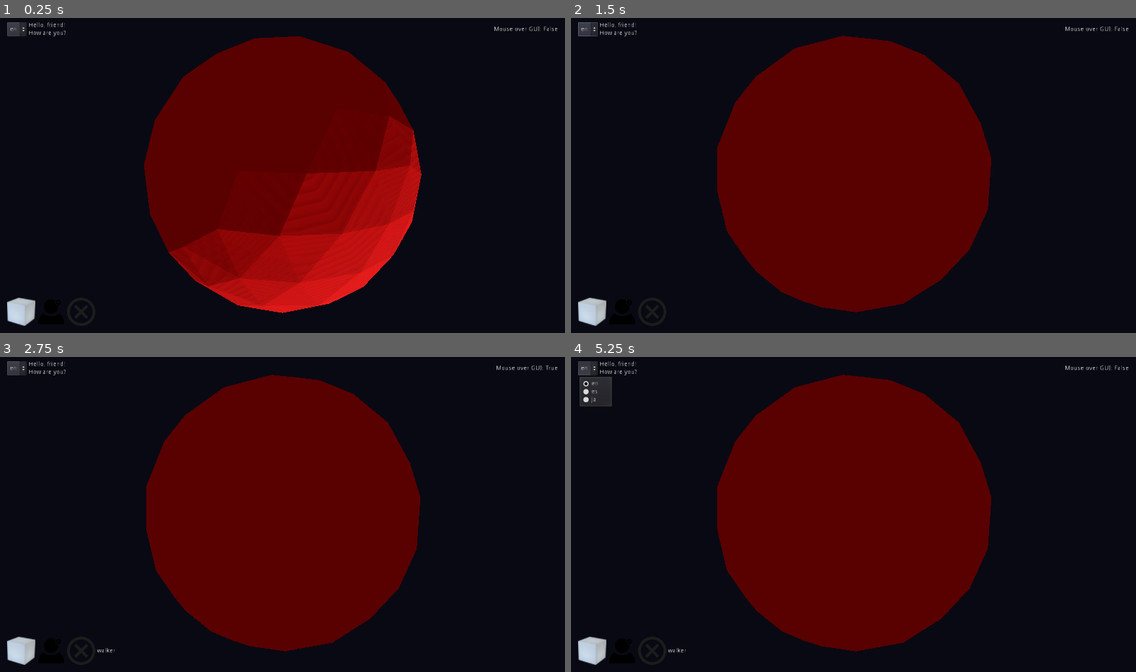
Above: before the commit, frames 1-4 (two rows, left to right).
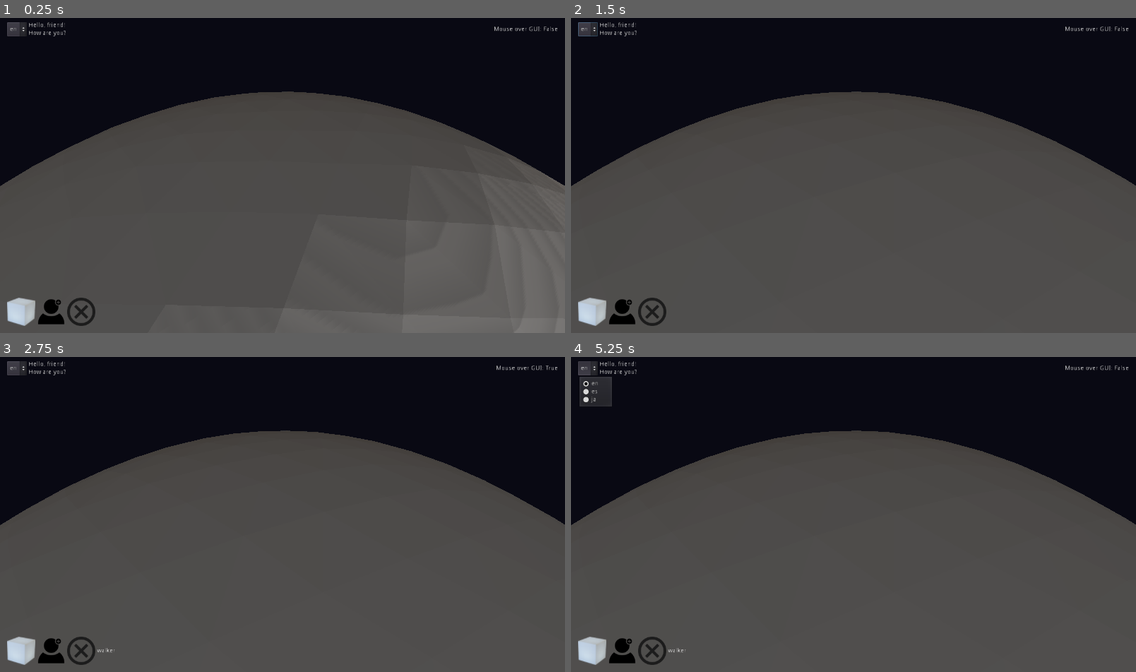
Above: after the commit, the same moments.

Repository: henriknh/delta-planet
Game: Godot game, scene res://main.tscn
Two runs of this game, one before a commit and one after it. Both use one fixed random seed, a clock stepped at 60 frames per second and the inputs below.
Inputs (mouse positions are in pixels of both pictures, inside the frame that each line leads up to):
- Up to frame 1 (0.25 s): no input
- Up to frame 2 (1.5 s): click "en" at 0.5 s; click (593, 310) at 1.25 s
- Up to frame 3 (2.75 s): click (50, 649) at 2 s
- Up to frame 4 (5.25 s): click "en" at 2.75 s; click (593, 649) at 3.5 s; click (621, 649) at 4.25 s; click "en" at 5 s

The runs differ from the first frame. In frame 1, 71% of the frame differs, in the area x 0-100%, y 5-100%; in frame 2, 71%; in frame 3, 71%; in frame 4, 71%.

Commit message:
Scale planets Fit zoom bounds to planet size Prototype battery model Continue experiment with outline

Diff:
--- a/assets/prefabs/cube.tscn
+++ b/assets/prefabs/mini_planet.tscn
@@ -1,14 +1,11 @@
-[gd_scene load_steps=8 format=2]
+[gd_scene load_steps=7 format=2]
 
 [ext_resource path="res://scripts/cube.gd" type="Script" id=1]
 [ext_resource path="res://scripts/outline.gd" type="Script" id=2]
 
-[sub_resource type="CubeMesh" id=1]
+[sub_resource type="SphereMesh" id=1]
 
-[sub_resource type="SpatialMaterial" id=2]
-albedo_color = Color( 0.317647, 0.423529, 0.635294, 1 )
-
-[sub_resource type="ArrayMesh" id=3]
+[sub_resource type="ArrayMesh" id=2]
 surfaces/0 = {
 "aabb": AABB( -1.02887, -1.02887, -1.02887, 2.05773, 2.05774, 2.05774 ),
 "array_data": PoolByteArray( 238, 177, 131, 191, 238, 177, 131, 63, 238, 177, 131, 63, 0, 0, 127, 0, 127, 0, 0, 127, 0, …(2377 unchanged characters)…
@@ -21,26 +18,24 @@
 "vertex_count": 24
 }
 
-[sub_resource type="SpatialMaterial" id=4]
+[sub_resource type="SpatialMaterial" id=3]
 albedo_color = Color( 1, 0, 0, 1 )
 
-[sub_resource type="BoxShape" id=5]
+[sub_resource type="BoxShape" id=4]
 
 [node name="Spatial" type="Spatial"]
-transform = Transform( 2, 0, 0, 0, 2, 0, 0, 0, 2, 0, 0, 0 )
 script = ExtResource( 1 )
 
 [node name="MeshInstance" type="MeshInstance" parent="."]
-transform = Transform( 1, 0, 0, 0, 1, 0, 0, 0, 1, 0, 1, 0 )
 mesh = SubResource( 1 )
 skeleton = NodePath("")
-material/0 = SubResource( 2 )
+material/0 = null
 
 [node name="Outline" type="MeshInstance" parent="MeshInstance"]
 layers = 0
 cast_shadow = 0
-mesh = SubResource( 3 )
-material/0 = SubResource( 4 )
+mesh = SubResource( 2 )
+material/0 = SubResource( 3 )
 script = ExtResource( 2 )
 
 [node name="StaticBody" type="StaticBody" parent="."]
@@ -48,7 +43,6 @@
 collision_mask = 2
 
 [node name="CollisionShape" type="CollisionShape" parent="StaticBody"]
-transform = Transform( 1, 0, 0, 0, 1, 0, 0, 0, 1, 0, 1, 0 )
-shape = SubResource( 5 )
+shape = SubResource( 4 )
 [connection signal="mouse_entered" from="StaticBody" to="MeshInstance/Outline" method="_mouse_entered"]
 [connection signal="mouse_exited" from="StaticBody" to="MeshInstance/Outline" method="_mouse_exited"]
--- /dev/null
+++ b/assets/shaders/outline.tres
@@ -0,0 +1,8 @@
+[gd_resource type="SpatialMaterial" format=2]
+
+[resource]
+flags_unshaded = true
+params_cull_mode = 1
+params_grow = true
+params_grow_amount = 0.05
+albedo_color = Color( 0, 0, 0, 1 )
--- /dev/null
+++ b/assets/shaders/outline_script.tres
@@ -0,0 +1,20 @@
+[gd_resource type="ShaderMaterial" load_steps=2 format=2]
+
+[sub_resource type="Shader" id=1]
+code = "shader_type spatial;
+//render_mode unshaded;
+
+uniform vec4 outline_color: hint_color;
+uniform float outline_strength = 1.0;
+
+void fragment() {
+	//ALBEDO = outline_color.rgb;
+	//ALBEDO = COLOR.rgb + vec3(150.0,150.0,150.0);
+	ALPHA = dot(NORMAL, vec3(0,0,1)) * outline_strength;
+}
+"
+
+[resource]
+shader = SubResource( 1 )
+shader_param/outline_color = Color( 0.976471, 0.203922, 0.188235, 1 )
+shader_param/outline_strength = 1.0
--- /dev/null
+++ b/assets/shaders/planet.tres
@@ -0,0 +1,9 @@
+[gd_resource type="SpatialMaterial" load_steps=2 format=2]
+
+[ext_resource path="res://assets/shaders/outline.tres" type="Material" id=1]
+
+[resource]
+next_pass = ExtResource( 1 )
+params_grow = true
+params_grow_amount = -0.05
+albedo_color = Color( 0.517647, 0.368627, 0.152941, 1 )
--- a/main.tscn
+++ b/main.tscn
@@ -6,6 +6,7 @@
 [ext_resource path="res://scripts/camera.gd" type="Script" id=4]
 [ext_resource path="res://assets/prefabs/gui.tscn" type="PackedScene" id=5]
 [ext_resource path="res://scripts/click.gd" type="Script" id=6]
+[ext_resource path="res://assets/prefabs/mini_planet.tscn" type="PackedScene" id=7]
 
 [sub_resource type="PanoramaSky" id=1]
 
@@ -20,6 +21,7 @@
 
 [node name="Planet" type="Spatial" parent="."]
 script = ExtResource( 1 )
+planet_size = 4
 
 [node name="Spawner" type="Spatial" parent="Planet"]
 script = ExtResource( 2 )
@@ -28,16 +30,16 @@
 script = ExtResource( 3 )
 
 [node name="CameraArm" type="Spatial" parent="CameraBase"]
-transform = Transform( 1, 0, 0, 0, 1, 0, 0, 0, 1, 0, 10.3839, 0 )
+transform = Transform( 1, 0, 0, 0, 1, 0, 0, 0, 1, 0, 10, 0 )
 
 [node name="Pivot" type="Spatial" parent="CameraBase/CameraArm"]
-transform = Transform( 1, 0, 0, 0, 0.707107, 0.707107, 0, -0.707107, 0.707107, 0, 0, 0 )
+transform = Transform( 1, 0, 0, 0, 1, 0, 0, 0, 1, 0, 0, 0 )
 
 [node name="Camera" type="Camera" parent="CameraBase/CameraArm/Pivot"]
 transform = Transform( 1, 0, 0, 0, 0.707107, 0.707107, 0, -0.707107, 0.707107, 0, 25, 25 )
 environment = SubResource( 2 )
 current = true
-far = 500.0
+far = 8192.0
 script = ExtResource( 4 )
 
 [node name="DirectionalLight" type="DirectionalLight" parent="."]
@@ -49,3 +51,6 @@
 [node name="RayCast" type="RayCast" parent="."]
 transform = Transform( 1, 0, 0, 0, 0.65704, 0.753855, 0, -0.753855, 0.65704, 0, 0, 0 )
 script = ExtResource( 6 )
+
+[node name="Spatial2" parent="." instance=ExtResource( 7 )]
+transform = Transform( 1, 0, 0, 0, 1, 0, 0, 0, 1, -180.947, 0, 0 )
--- a/scripts/Planet.gd
+++ b/scripts/Planet.gd
@@ -2,12 +2,16 @@
 
 
 onready var functions = preload("res://scripts/Functions.gd").new()
+onready var shader_planet = preload("res://assets/shaders/planet.tres")
+onready var shader_outline = preload("res://assets/shaders/outline.tres")
+onready var shader_outline_script = preload("res://assets/shaders/outline_script.tres")
 
 enum PLANET_SIZE {
 	small = 2,
 	medium = 3,
 	large = 4
 }
+export(PLANET_SIZE) var planet_size = PLANET_SIZE.small
 
 func create_tri(corners):
 	var normal = -functions.calc_surface_normal_newell_method(corners)
@@ -20,10 +24,15 @@
 		tmpTri.add_vertex(corner)
 	tmpTri.end()
 
+	# load shader material
+
+
 	var mat = SpatialMaterial.new()
 	mat.vertex_color_use_as_albedo = true
 	mat.albedo_color = Color.red
-	tmpTri.material_override = mat
+	#mat.shader = shader
+	shader_planet.next_pass = shader_outline_script
+	tmpTri.material_override = shader_planet
 	tmpTri.cast_shadow = true
 
 	var body = StaticBody.new()
@@ -38,12 +47,12 @@
 
 	add_child(tmpTri)
 
-func create_mesh(lla1, lla2, lla3, curr_division):
+func create_mesh(scale, lla1, lla2, lla3, curr_division):
 		if curr_division == 0:
 			var corners = PoolVector3Array()
-			corners.append(functions.lla_to_xyz(lla1))
-			corners.append(functions.lla_to_xyz(lla2))
-			corners.append(functions.lla_to_xyz(lla3))
+			corners.append(functions.lla_to_xyz(lla1) * scale)
+			corners.append(functions.lla_to_xyz(lla2) * scale)
+			corners.append(functions.lla_to_xyz(lla3) * scale)
 			create_tri(corners)
 		else:
 			var corner1 = lla1
@@ -56,13 +65,13 @@
 			var order = [[1, 2, 6], [2, 4, 6], [2, 3, 4], [4, 5, 6]]
 			for i in order:
 				var next_division = curr_division - 1
-				create_mesh(corners[i[0] - 1], corners[i[1] - 1], corners[i[2] - 1], next_division)
+				create_mesh(scale, corners[i[0] - 1], corners[i[1] - 1], corners[i[2] - 1], next_division)
 
 func _ready():
-	print(PLANET_SIZE)
-	create_planet(PLANET_SIZE.small)
+	print('Planet size: ', planet_size)
+	create_planet(planet_size)
 
-func create_planet(subdivisions=PLANET_SIZE.small):
+func create_planet(scale=PLANET_SIZE.small):
 	var lla1 = Vector3(0, -58.5, 0)
 	var lla2 = Vector3(0, 58.5, 0)
 	var lla3 = Vector3(180, 58.5, 0)
@@ -76,23 +85,23 @@
 	var lla11 = Vector3(148.5, 0, 0)
 	var lla12 = Vector3(-148.5, 0, 0)
 
-	create_mesh(lla2, lla3, lla7, subdivisions)
-	create_mesh(lla2, lla6, lla3, subdivisions)
-	create_mesh(lla6, lla11, lla3, subdivisions)
-	create_mesh(lla3, lla11, lla12, subdivisions)
-	create_mesh(lla3, lla12, lla7, subdivisions)
-	create_mesh(lla8, lla7, lla12, subdivisions)
-	create_mesh(lla9, lla7, lla8, subdivisions)
-	create_mesh(lla9, lla2, lla7, subdivisions)
-	create_mesh(lla10, lla2, lla9, subdivisions)
-	create_mesh(lla10, lla6, lla2, subdivisions)
-	create_mesh(lla10, lla5, lla6, subdivisions)
-	create_mesh(lla5, lla11, lla6, subdivisions)
-	create_mesh(lla11, lla5, lla4, subdivisions)
-	create_mesh(lla11, lla4, lla12, subdivisions)
-	create_mesh(lla12, lla4, lla8, subdivisions)
-	create_mesh(lla1, lla9, lla8, subdivisions)
-	create_mesh(lla1, lla10, lla9, subdivisions)
-	create_mesh(lla5, lla10, lla1, subdivisions)
-	create_mesh(lla5, lla1, lla4, subdivisions)
-	create_mesh(lla4, lla1, lla8, subdivisions)
+	create_mesh(scale, lla2, lla3, lla7, scale)
+	create_mesh(scale, lla2, lla6, lla3, scale)
+	create_mesh(scale, lla6, lla11, lla3, scale)
+	create_mesh(scale, lla3, lla11, lla12, scale)
+	create_mesh(scale, lla3, lla12, lla7, scale)
+	create_mesh(scale, lla8, lla7, lla12, scale)
+	create_mesh(scale, lla9, lla7, lla8, scale)
+	create_mesh(scale, lla9, lla2, lla7, scale)
+	create_mesh(scale, lla10, lla2, lla9, scale)
+	create_mesh(scale, lla10, lla6, lla2, scale)
+	create_mesh(scale, lla10, lla5, lla6, scale)
+	create_mesh(scale, lla5, lla11, lla6, scale)
+	create_mesh(scale, lla11, lla5, lla4, scale)
+	create_mesh(scale, lla11, lla4, lla12, scale)
+	create_mesh(scale, lla12, lla4, lla8, scale)
+	create_mesh(scale, lla1, lla9, lla8, scale)
+	create_mesh(scale, lla1, lla10, lla9, scale)
+	create_mesh(scale, lla5, lla10, lla1, scale)
+	create_mesh(scale, lla5, lla1, lla4, scale)
+	create_mesh(scale, lla4, lla1, lla8, scale)
--- a/scripts/camera_base.gd
+++ b/scripts/camera_base.gd
@@ -12,13 +12,14 @@
 onready var pivot = $CameraArm/Pivot
 onready var cam = $CameraArm/Pivot/Camera
 
+onready var target_planet = null
+
 var camera_rotate = false
 var camera_drag = false
+
 var target_zoom = 20
 var smooth_zoom = target_zoom
-var ZOOM_SPEED = 10
-var target_cam_pos = Vector3.ZERO
-var motion = Vector3.ZERO
+var ZOOM_SPEED = 25
 var gui
 
 func _ready():
@@ -26,48 +27,40 @@
 	gui.connect('_input_button', self, '_on_input_button')
 	gui.connect('_input_motion', self, '_on_input_motion')
 
+	target_planet = get_node('/root/Spatial/Planet')
+
+	print(target_planet.planet_size)
+	arm.translate(Vector3(0, target_planet.planet_size * 50, 0))
+	#init_on_planet()
+
+func _process(delta):
+	var m_pos = get_viewport().get_mouse_position()
+	edge_cam_move(m_pos, delta)
+	if Input.is_action_just_pressed("main_command"):
+		move_all_units(m_pos)
+
+	# zoom
+	if target_zoom < target_planet.planet_size:
+		target_zoom = target_planet.planet_size
+	if target_zoom > target_planet.planet_size * 40:
+		target_zoom = target_planet.planet_size * 40
+	print(target_zoom)
+	smooth_zoom = lerp(smooth_zoom, target_zoom, ZOOM_SPEED * delta)
+	var diff = cam.get_transform().origin.z - smooth_zoom
+	if abs(target_zoom - cam.get_transform().origin.z) > 0.05:
+		cam.translate(cam.get_transform().basis.xform(Vector3(0,diff,-diff)))
+
+
+func init_on_planet():
 	var space_state = get_world().direct_space_state
 	var result = space_state.intersect_ray(Vector3(0,0,0), Vector3.UP * 1000)
 	print('raycast')
 	print(result)
 	if result:
 		arm.translate(result.position)
+		print(result.position)
 
-	target_cam_pos = cam.get_transform().origin
-	print(target_cam_pos)
-
-func _process(delta):
-	var m_pos = get_viewport().get_mouse_position()
-	calc_move(m_pos, delta)
-	if Input.is_action_just_pressed("main_command"):
-		move_all_units(m_pos)
-		self.transform
-
-	# zoom
-	smooth_zoom = lerp(smooth_zoom, target_zoom, ZOOM_SPEED * delta)
-	print('_1_')
-	print(smooth_zoom)
-	print(target_zoom - cam.get_transform().origin.z)
-	print('_2_')
-	if target_zoom - smooth_zoom > 0.05:
-
-		motion = cam.get_transform().origin - Vector3(0,smooth_zoom,smooth_zoom)
-		print('- - - - - - - - - - - -', motion)
-		#cam.transform =
-		cam.translate(motion)
-		return
-		#cam.translate_object_local(Vector3(0,0,1) * delta * 100)
-		print('target: ', target_cam_pos)
-		print('position: ', cam.get_transform().origin)
-		var targetVector = (cam.get_transform().origin - target_cam_pos).normalized()
-		print('vector: ', targetVector)
-		motion -= targetVector
-		motion = motion * MOVE_SPEED * delta
-		print('motion: ', motion)
-	#cam.origin = cam.origin.linear_interpolate(Vector3(-0.5,0.25,-0.5), delta)
-
-
-func calc_move(m_pos, delta):
+func edge_cam_move(m_pos, delta):
 	if camera_drag:
 		return
 
@@ -119,19 +112,9 @@
 
 func _on_input_button(event):
 	if event.button_index == 4:
-		target_zoom -= 1
-		if target_zoom < 1:
-			target_zoom = 1
-		#target_cam_pos -= Vector3(0,1,1)
-		#if target_cam_pos.z < 1:
-		#	target_cam_pos = Vector3(0,1,1)
+		target_zoom -= target_planet.planet_size
 	elif event.button_index == 5:
-		target_zoom += 1
-		if target_zoom > 35:
-			target_zoom = 35
-		#target_cam_pos += Vector3(0,1,1)
-		#if target_cam_pos.z > 35:
-		#	target_cam_pos = Vector3(0,35,35)
+		target_zoom += target_planet.planet_size
 	if event.button_index == 2 and event.pressed:
 		camera_rotate = true
 	else:
--- a/scripts/spawner.gd
+++ b/scripts/spawner.gd
@@ -17,7 +17,6 @@
 	gui.connect('_input_motion', self, '_on_input_motion')
 
 func _on_input_button(event):
-	print('_on_input_button')
 	if selected:
 		if event.pressed and event.button_index == 1:
 			print(event)
Not shown: 1 places in main.tscn that only renumber resources
Not shown, added: models/battery.blend
Not shown, added: models/battery.blend1
Not shown, added: project.godot~RFdaa0e9f.TMP
